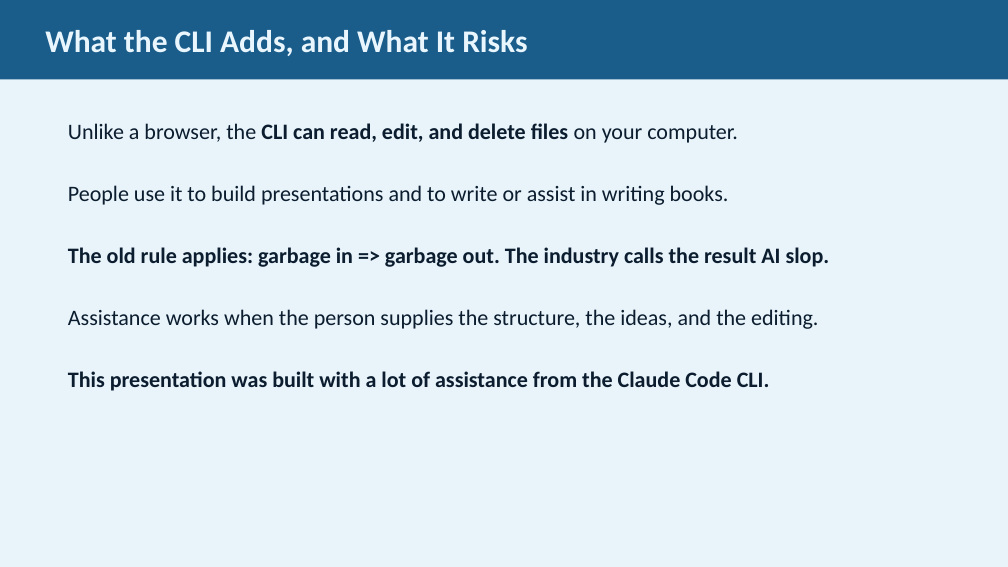
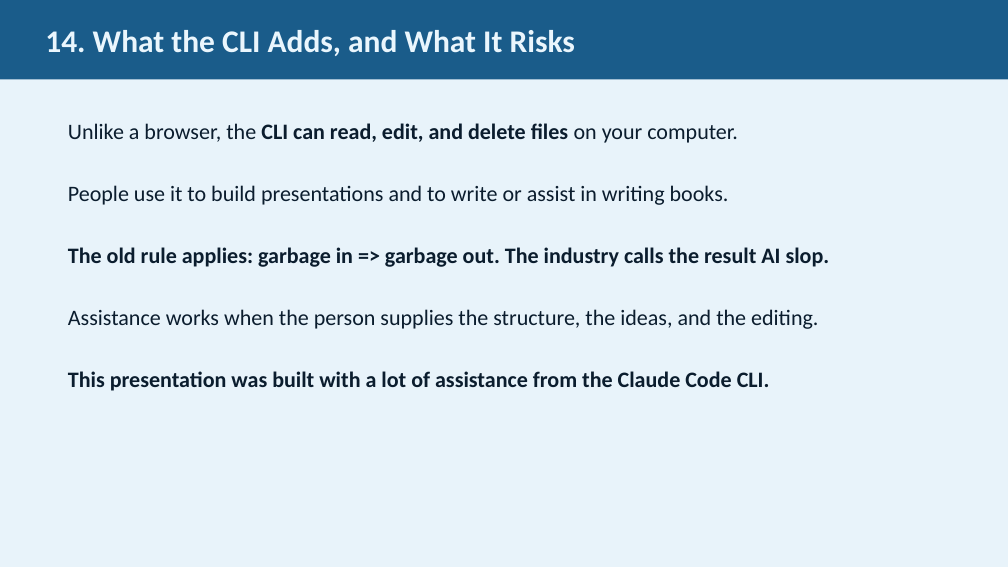
Before and after one commit to JimFawcett/NewSite, a slide deck: slide 14 of AI Presentation 2026/AI_Presentation.pptx (slide 13 before the commit). Drawn at 1008x567 pixels with LibreOffice and Linux fonts; fonts in the diff are those of the drawing. Boxes give left, top, right and bottom in pixels: in the first picture for what was removed or moved away, otherwise in the second. Text is boxed around its words. In the diff, an @@ line names an element or a change of style, - is before the commit and + after.

```diff
--- a/AI Presentation 2026/AI_Presentation.pptx
+++ b/AI Presentation 2026/AI_Presentation.pptx
@@ text in rectangle at box(45, 30, 575, 56): text changed @@
-What the CLI Adds, and What It Risks
+14. What the CLI Adds, and What It Risks
```
Also in this commit, not shown: 28 other slides changed, 2 slides added, 15 other files.
